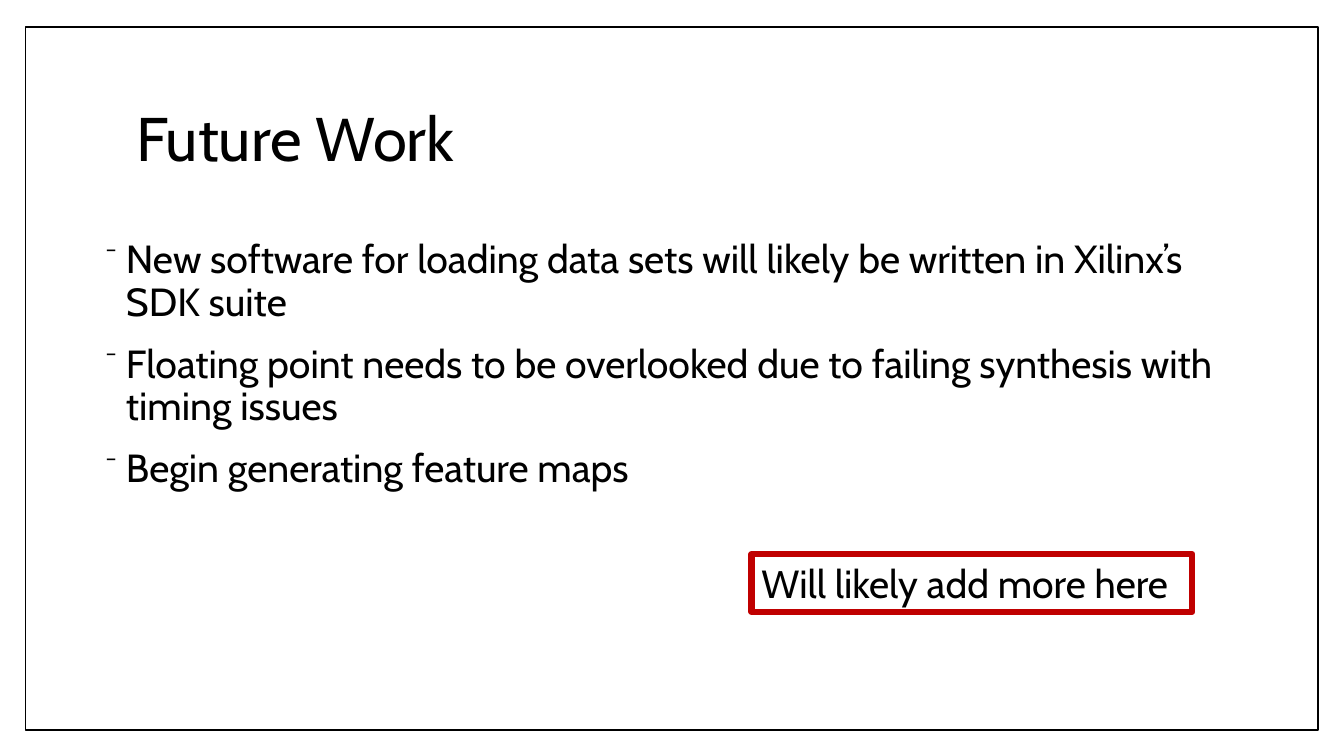
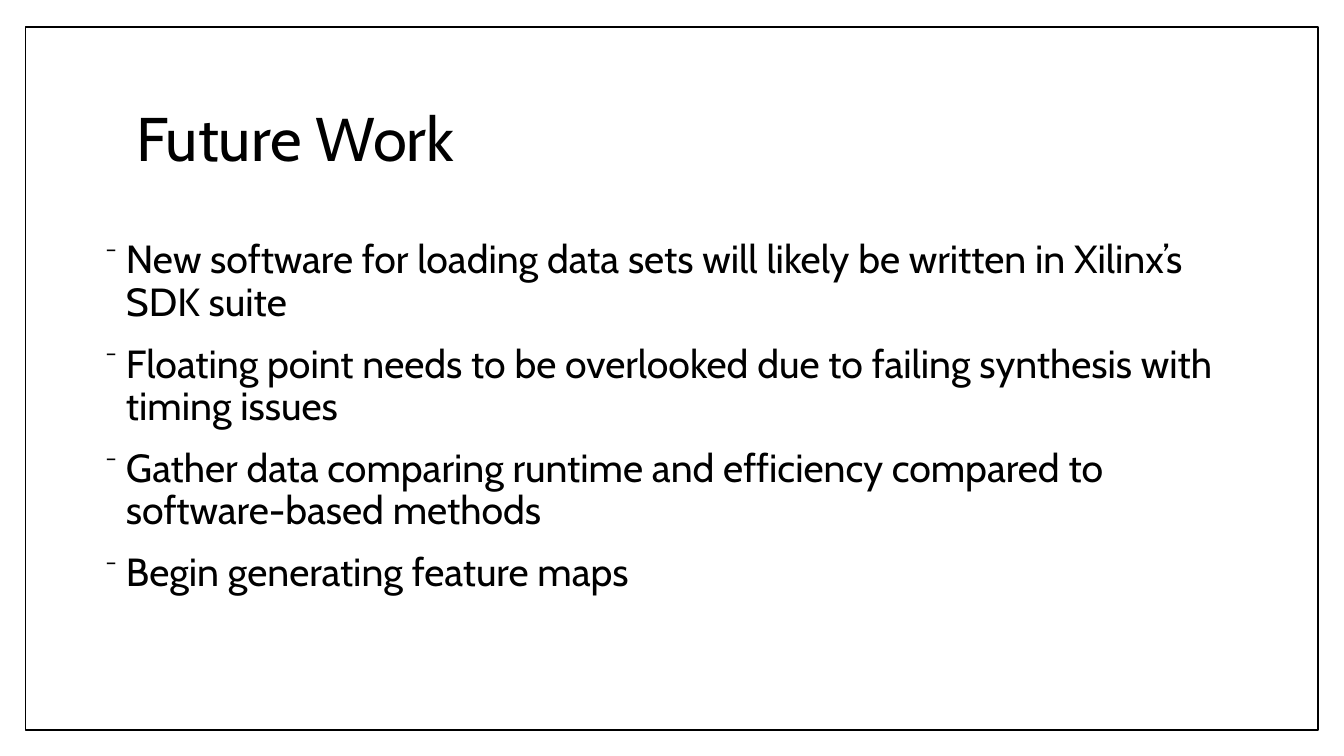
Before and after one commit to monkeyboyfr3sh/ReconHardware, a slide deck: slide 47 of Documents/Presentations/Presentation1.pptx. Drawn at 1344x756 pixels with LibreOffice and Linux fonts; fonts in the diff are those of the drawing. Boxes give left, top, right and bottom in pixels: in the first picture for what was removed or moved away, otherwise in the second. Text is boxed around its words. In the diff, an @@ line names an element or a change of style, - is before the commit and + after.

```diff
--- a/Documents/Presentations/Presentation1.pptx
+++ b/Documents/Presentations/Presentation1.pptx
@@ text at [126,452,1104,525]: paragraph added @@
+⁻ Gather data comparing runtime and efficiency compared to software-based methods
@@ rectangle removed at [752,555,1193,612] @@
-Will likely add more here
```
Also in this commit, not shown: 3 other slides changed.
